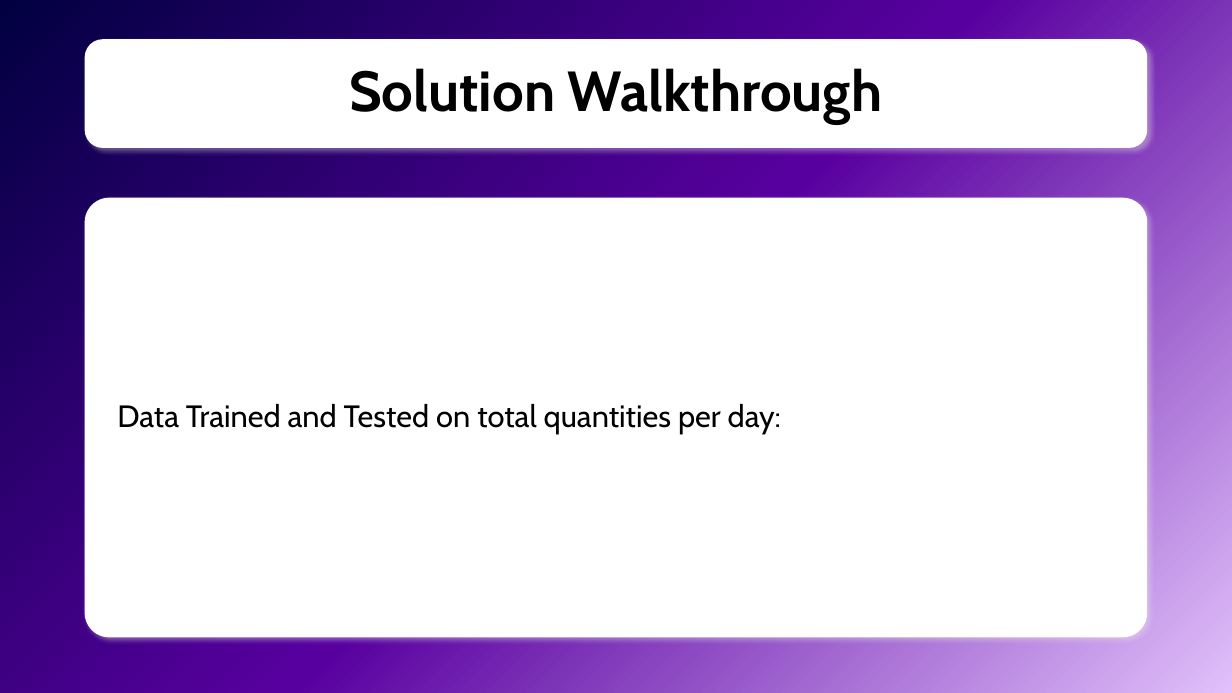
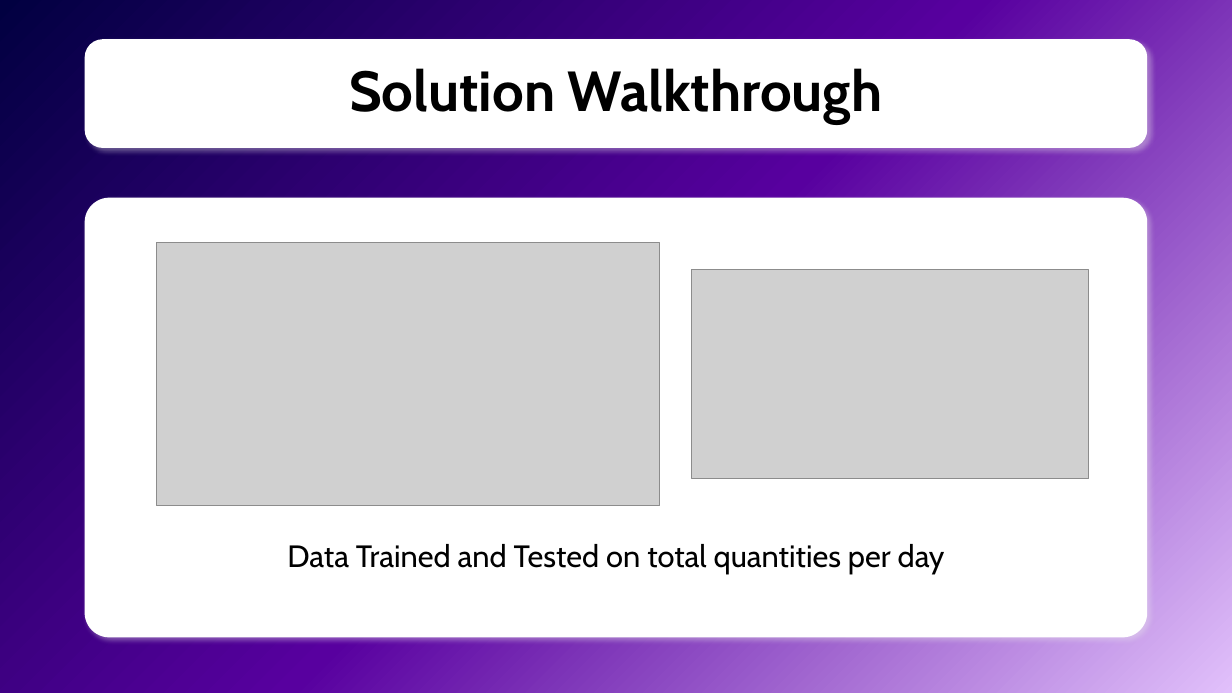
Before and after one commit to WillemW-01/butch-cassidy, a slide deck: slide 9 of Butch Cassidy Presentation.pptx (slide 8 before the commit). Drawn at 1232x693 pixels with LibreOffice and Linux fonts; fonts in the diff are those of the drawing; grey boxes stand for pictures. Boxes give left, top, right and bottom in pixels: in the first picture for what was removed or moved away, otherwise in the second. Text is boxed around its words. In the diff, an @@ line names an element or a change of style, - is before the commit and + after.

Commit message:
slides

```diff
--- a/Butch Cassidy Presentation.pptx
+++ b/Butch Cassidy Presentation.pptx
@@ picture added at bbox=[156, 243, 660, 506] @@
@@ picture added at bbox=[692, 270, 1089, 479] @@
@@ text at bbox=[287, 544, 945, 574]: text changed @@
-Data Trained and Tested on total quantities per day:
+Data Trained and Tested on total quantities per day
```
Also in this commit, not shown: 1 other slide changed, 1 slide added, 2 other files.
